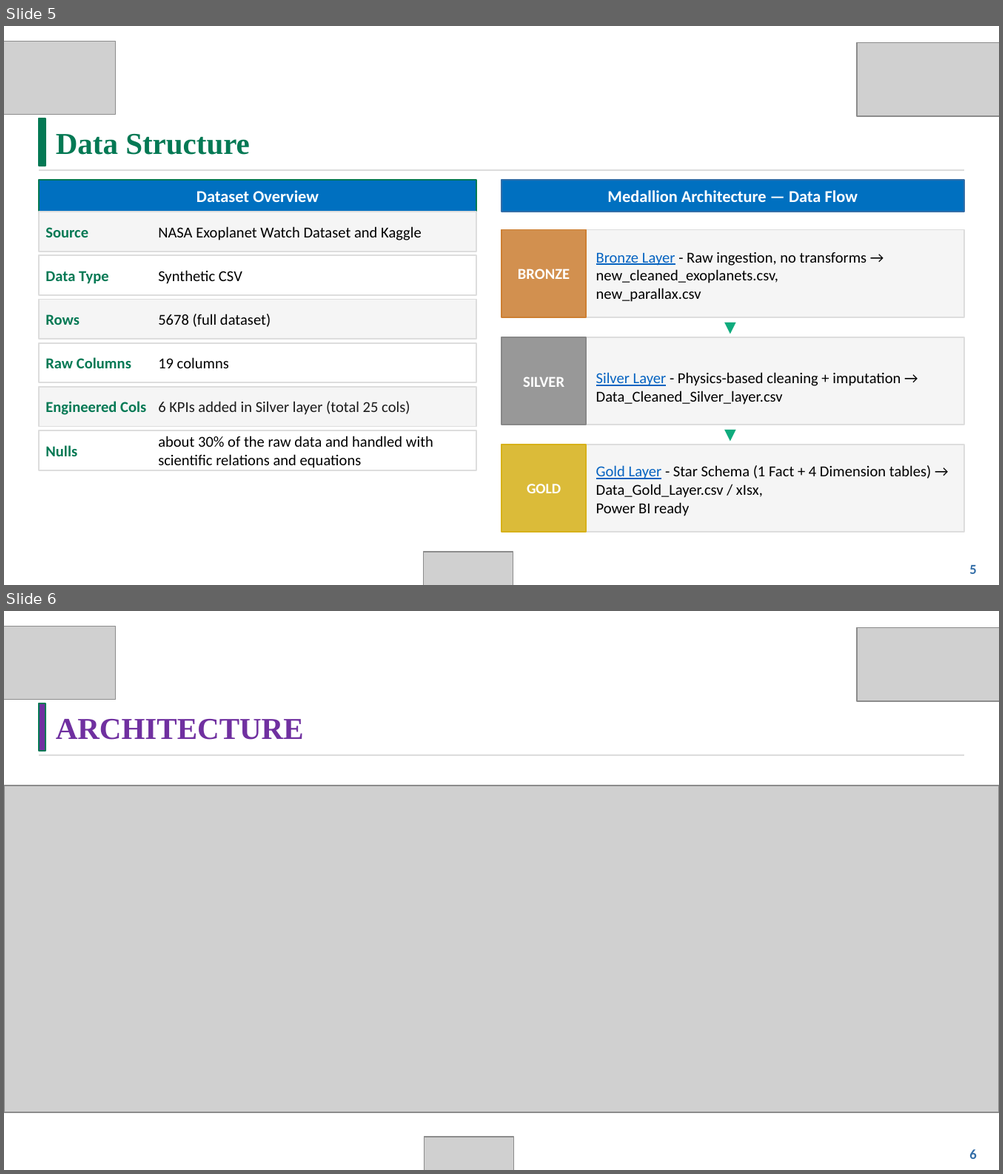
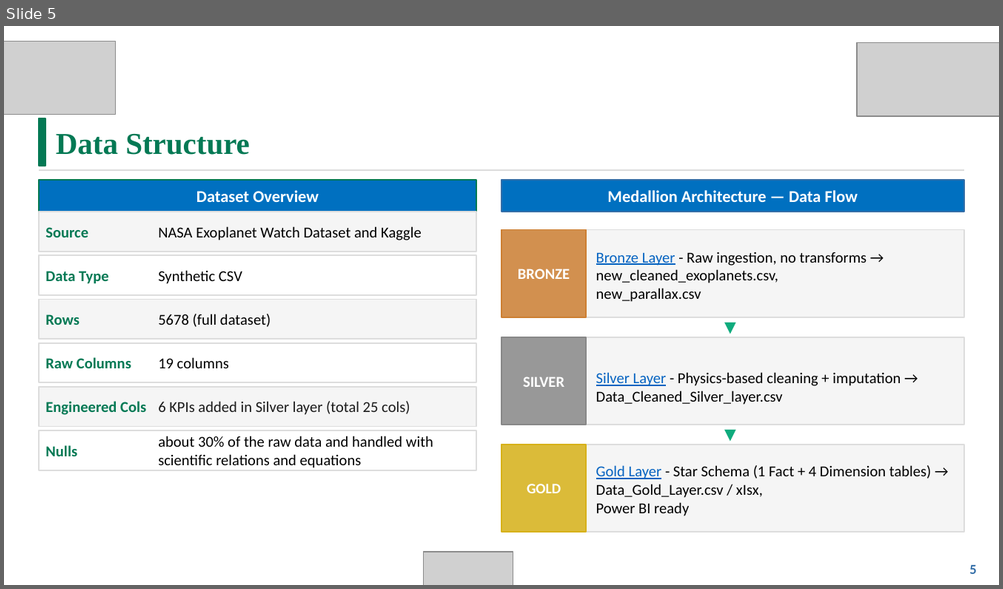
Before and after one commit to Nourhankhalifa004/Exoplanet_Habitability_Zone, a slide deck: Presentation/Exoplanet Habitalitiy Zone.pptx. Shown one above the other, each under a label of ours: slides 5 and 6 before the commit, slide 5 after it. The pictures are 1003x1174 and 1003x589 pixels, drawn with LibreOffice and Linux fonts; fonts in the diff are those of the drawing; grey boxes stand for pictures. Boxes give left, top, right and bottom in pixels: in the first picture for what was removed or moved away, otherwise in the second. Text is boxed around its words. In the diff, an @@ line names an element or a change of style, - is before the commit and + after.

```diff
--- a/Presentation/Exoplanet Habitalitiy Zone.pptx
+++ b/Presentation/Exoplanet Habitalitiy Zone.pptx
@@ slide 6 removed at <box>4,611,999,1170</box>, background #FFFFFF @@
@@ picture removed at <box>4,626,116,700</box> @@
@@ picture removed at <box>856,628,999,701</box> @@
@@ rectangle removed at <box>39,703,45,752</box> @@
@@ text removed at <box>56,719,304,740</box> @@
-ARCHITECTURE
@@ line removed from (39, 755) to (964, 755) @@
@@ picture removed at <box>4,786,999,1113</box> @@
@@ picture removed at <box>424,1137,513,1170</box> @@
@@ rectangle removed at <box>954,1141,992,1167</box> @@
@@ text removed at <box>969,1150,976,1159</box> @@
-6
```
Also in this commit, not shown: 5 slides changed.
